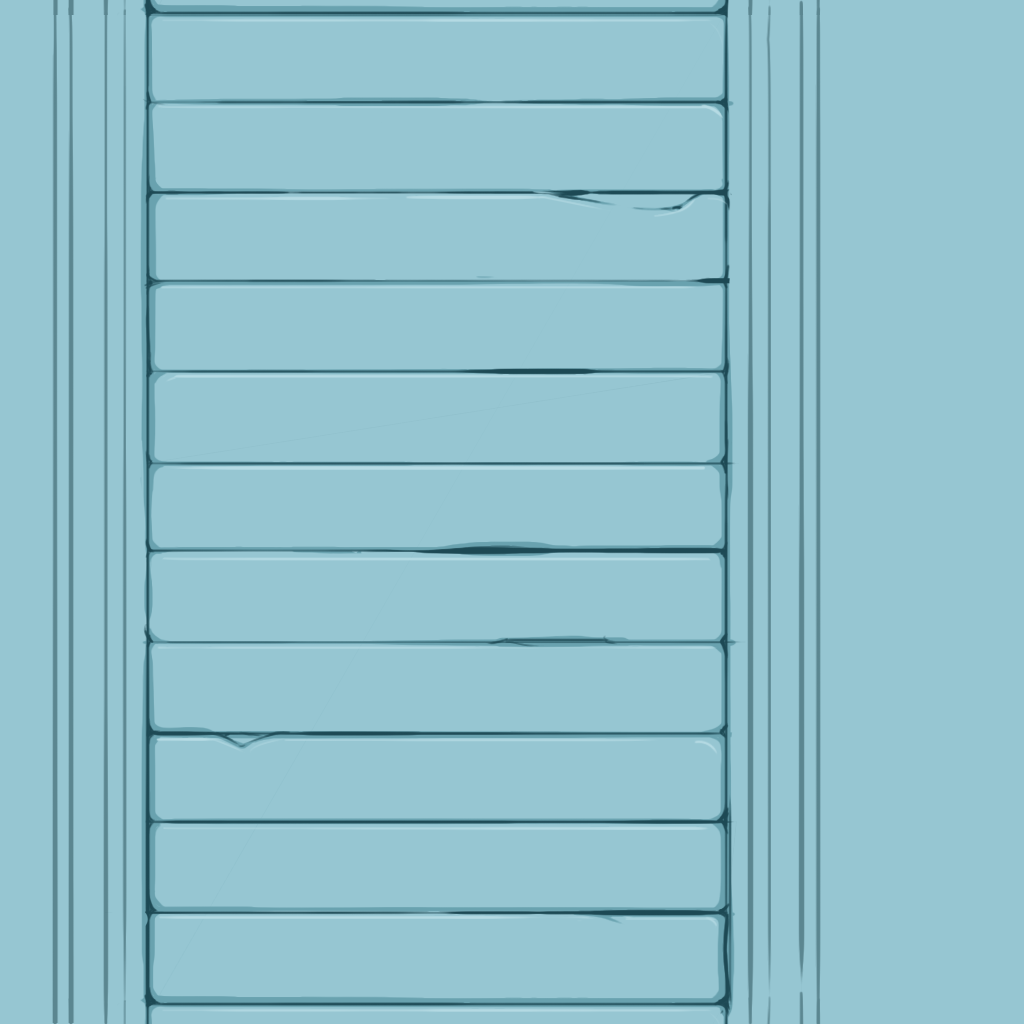
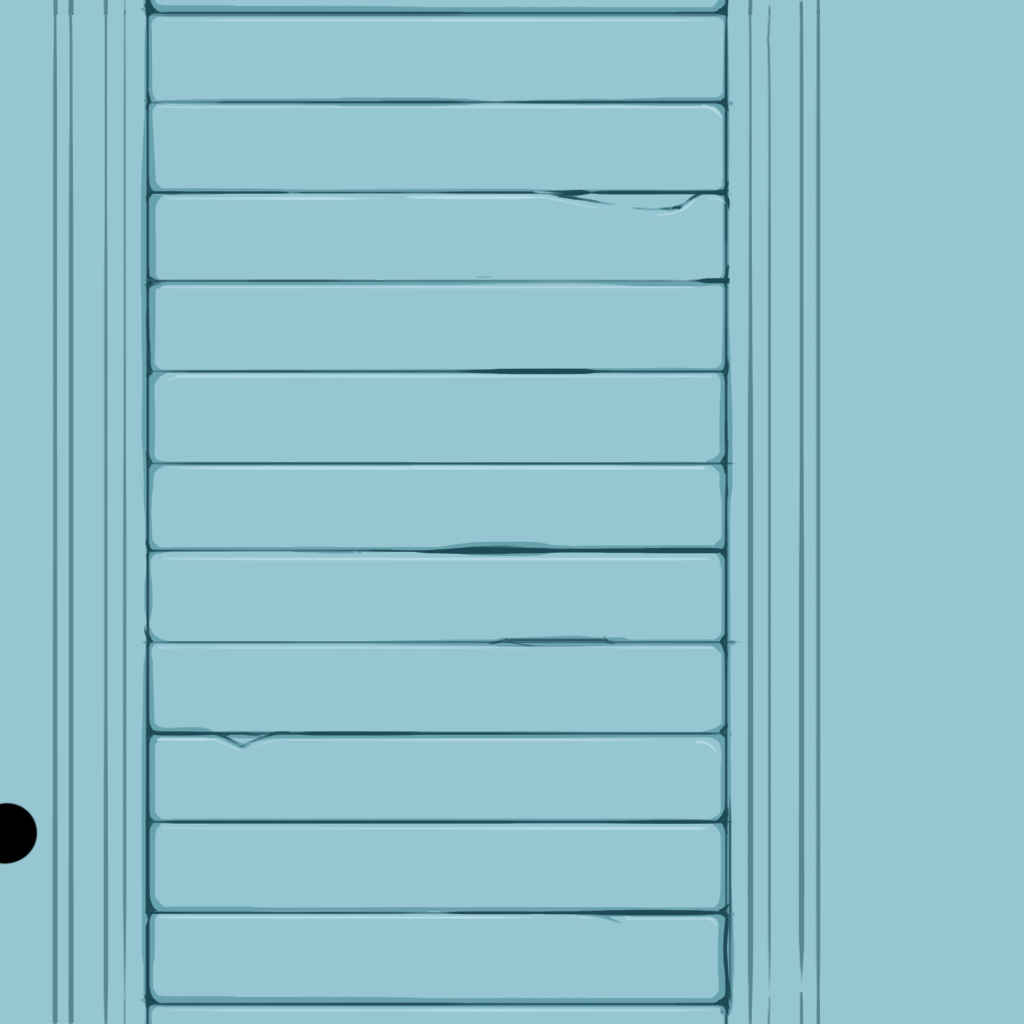
Comparing the layer stacks of the two w=1024, h=1024 images. Changes:
painted on "Tile Highlights" (1st of 2) over [0, 802, 38, 865]
